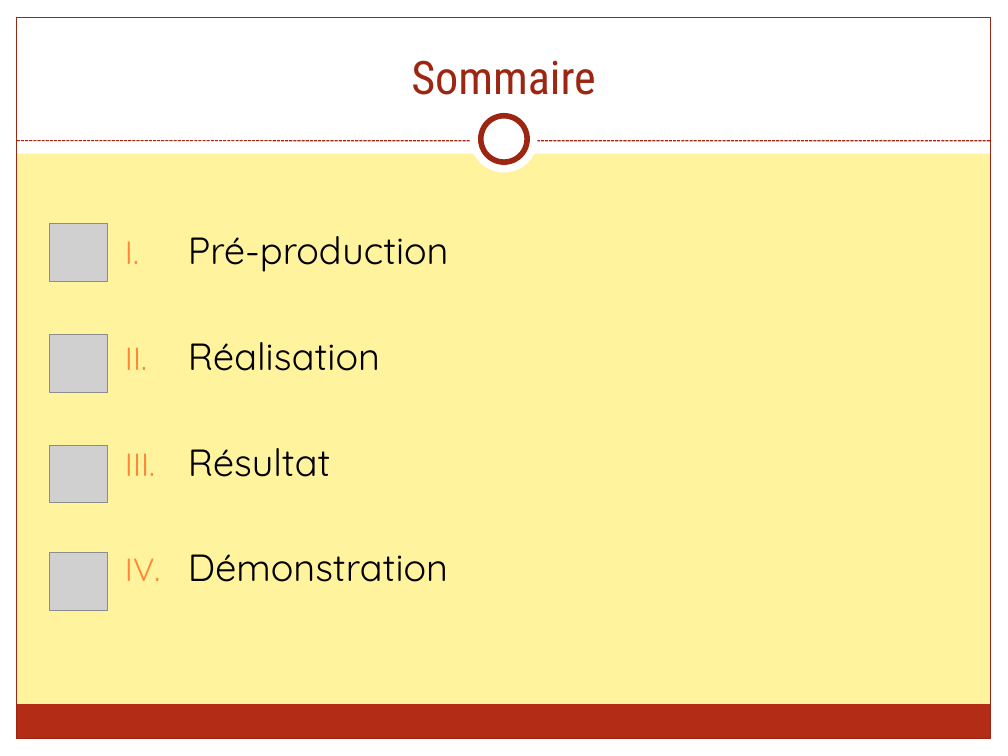
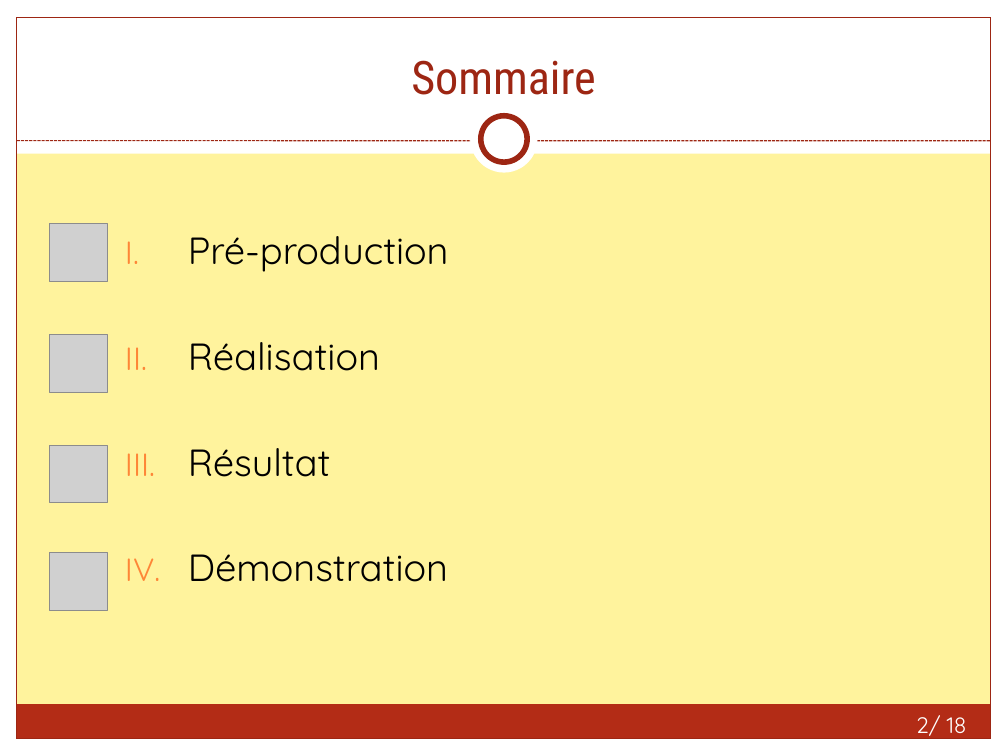
Before and after one commit to FieryWeasel/Picarete, a slide deck: slide 2 of SOURCES/RAPPORTS/Picarete - Presentation.pptx. Drawn at 1008x756 pixels with LibreOffice and Linux fonts; fonts in the diff are those of the drawing; grey boxes stand for pictures. Boxes give left, top, right and bottom in pixels: in the first picture for what was removed or moved away, otherwise in the second. Text is boxed around its words. In the diff, an @@ line names an element or a change of style, - is before the commit and + after.

```diff
--- a/SOURCES/RAPPORTS/Picarete - Presentation.pptx
+++ b/SOURCES/RAPPORTS/Picarete - Presentation.pptx
@@ page number added at (916,715,967,736), 16 pt, text #FFFFFF @@
+2/ 18
```
Also in this commit, not shown: 17 other slides changed, 49 other files.
